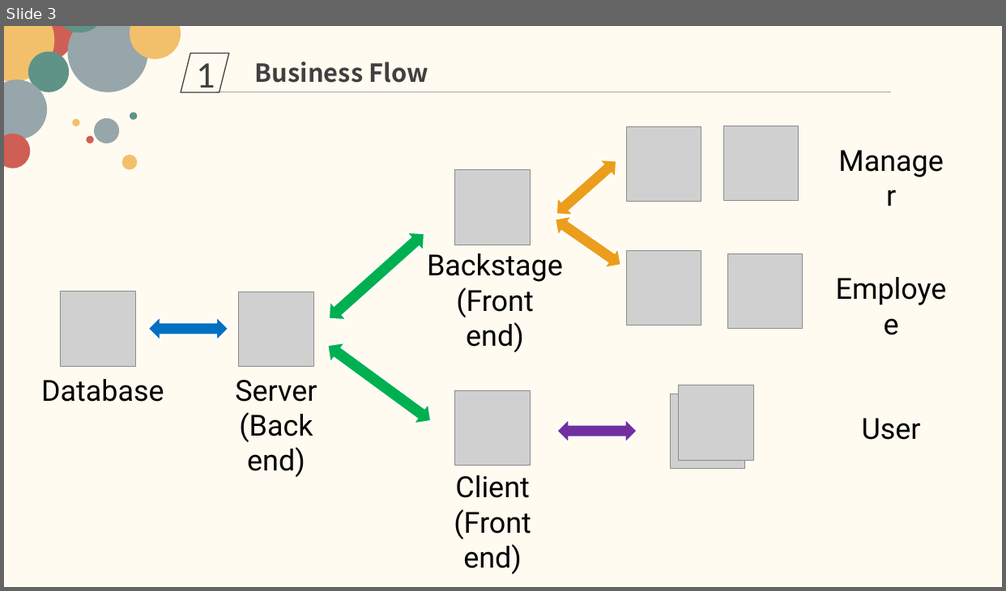
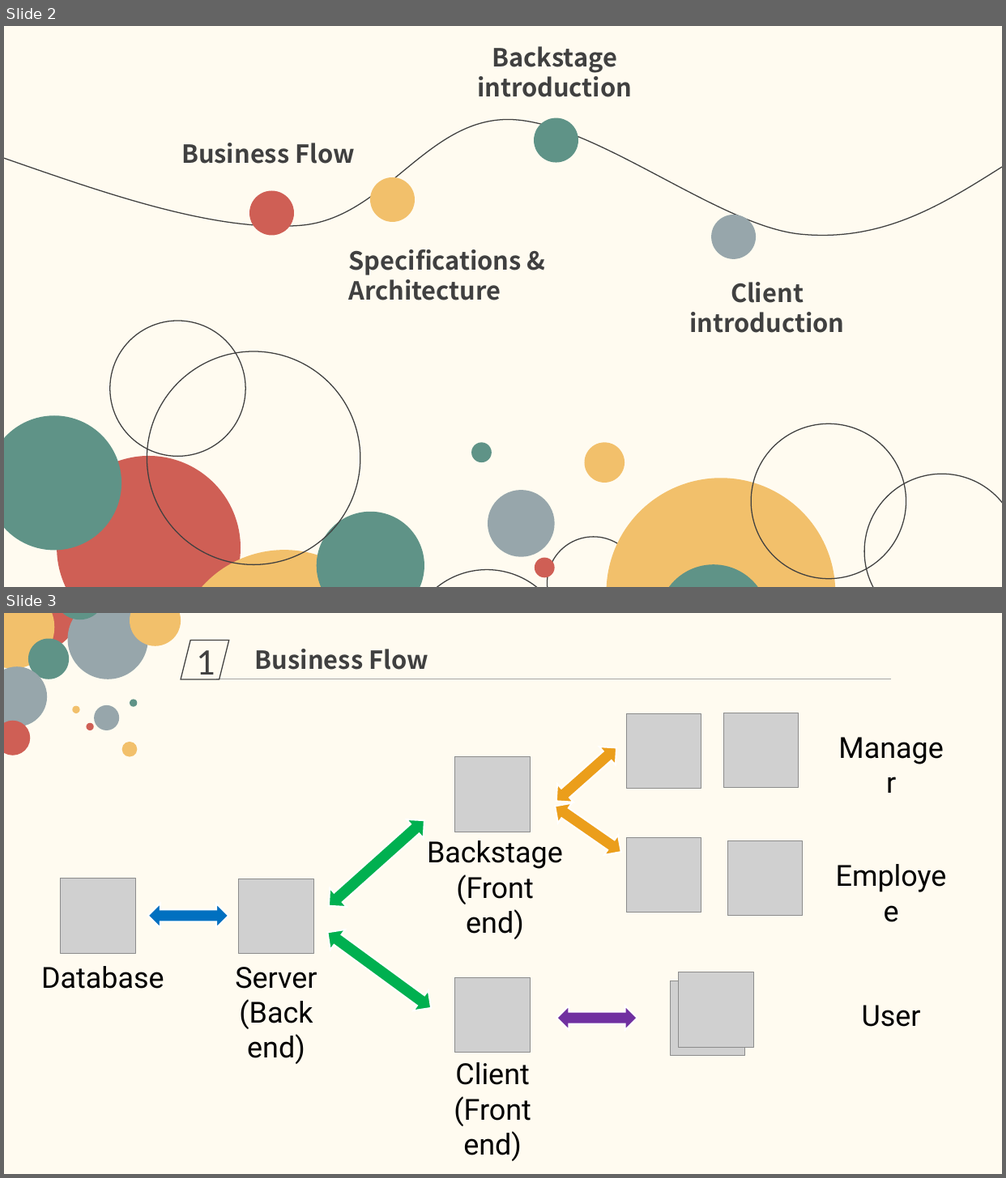
Before and after one commit to Why-cn/Tiger-takeaway, a slide deck: Final Project Presentation.pptx. Shown one above the other, each under a label of ours: slide 3 before the commit, slides 2 and 3 after it. The pictures are 1006x591 and 1006x1178 pixels, drawn with LibreOffice and Linux fonts; fonts in the diff are those of the drawing; grey boxes stand for pictures. Boxes give left, top, right and bottom in pixels: in the first picture for what was removed or moved away, otherwise in the second. Text is boxed around its words. In the diff, an @@ line names an element or a change of style, - is before the commit and + after.

Commit message:
Edited PPT, small fix of client page

```diff
--- a/Final Project Presentation.pptx
+++ b/Final Project Presentation.pptx
@@ slide 2 added at (x1=4, y1=26, x2=1002, y2=587), background #FFFBF0 @@
@@ text added at (x1=477, y1=46, x2=632, y2=97), 24 pt, text #404040, bold @@
+Backstage introduction
@@ freeform shape added at (x1=4, y1=120, x2=1002, y2=236), outline #404040 1 pt @@
@@ ellipse added at (x1=534, y1=118, x2=578, y2=162), fill #5F9387 @@
@@ text added at (x1=181, y1=143, x2=354, y2=164), 24 pt, text #404040, bold @@
+Business Flow
@@ ellipse added at (x1=249, y1=190, x2=294, y2=235), fill #CF5F55 @@
@@ ellipse added at (x1=370, y1=177, x2=414, y2=221), fill #F2C06B @@
@@ ellipse added at (x1=711, y1=215, x2=756, y2=258), fill #97A6AB @@
@@ text added at (x1=348, y1=250, x2=521, y2=301), 24 pt, text #404040, bold @@
+Specifications & Architecture
@@ text added at (x1=689, y1=282, x2=844, y2=333), 24 pt, text #404040, bold @@
+Client introduction
@@ ellipse added at (x1=110, y1=321, x2=246, y2=456), outline #404040 1 pt @@
@@ ellipse added at (x1=147, y1=352, x2=360, y2=565), outline #404040 1 pt @@
@@ ellipse added at (x1=4, y1=416, x2=121, y2=551), fill #5F9387 @@
@@ ellipse added at (x1=751, y1=425, x2=906, y2=579), outline #404040 1 pt @@
@@ ellipse added at (x1=57, y1=456, x2=241, y2=587), fill #CF5F55 @@
@@ ellipse added at (x1=472, y1=443, x2=492, y2=463), fill #5F9387 @@
@@ ellipse added at (x1=584, y1=443, x2=624, y2=484), fill #F2C06B @@
@@ ellipse added at (x1=607, y1=478, x2=836, y2=587), fill #F2C06B @@
@@ ellipse added at (x1=864, y1=475, x2=1002, y2=587), outline #404040 1 pt @@
@@ ellipse added at (x1=488, y1=490, x2=554, y2=557), fill #97A6AB @@
@@ ellipse added at (x1=316, y1=512, x2=424, y2=587), fill #5F9387 @@
@@ ellipse added at (x1=174, y1=550, x2=394, y2=587), fill #F2C06B @@
@@ ellipse added at (x1=535, y1=558, x2=555, y2=578), fill #CF5F55 @@
@@ ellipse added at (x1=548, y1=537, x2=641, y2=587), outline #404040 1 pt @@
@@ ellipse added at (x1=407, y1=570, x2=567, y2=587), outline #404040 1 pt @@
@@ ellipse added at (x1=658, y1=565, x2=769, y2=587), fill #5F9387 @@
```
Also in this commit, not shown: 2 slides changed, 1 slide removed, 1 other file.
